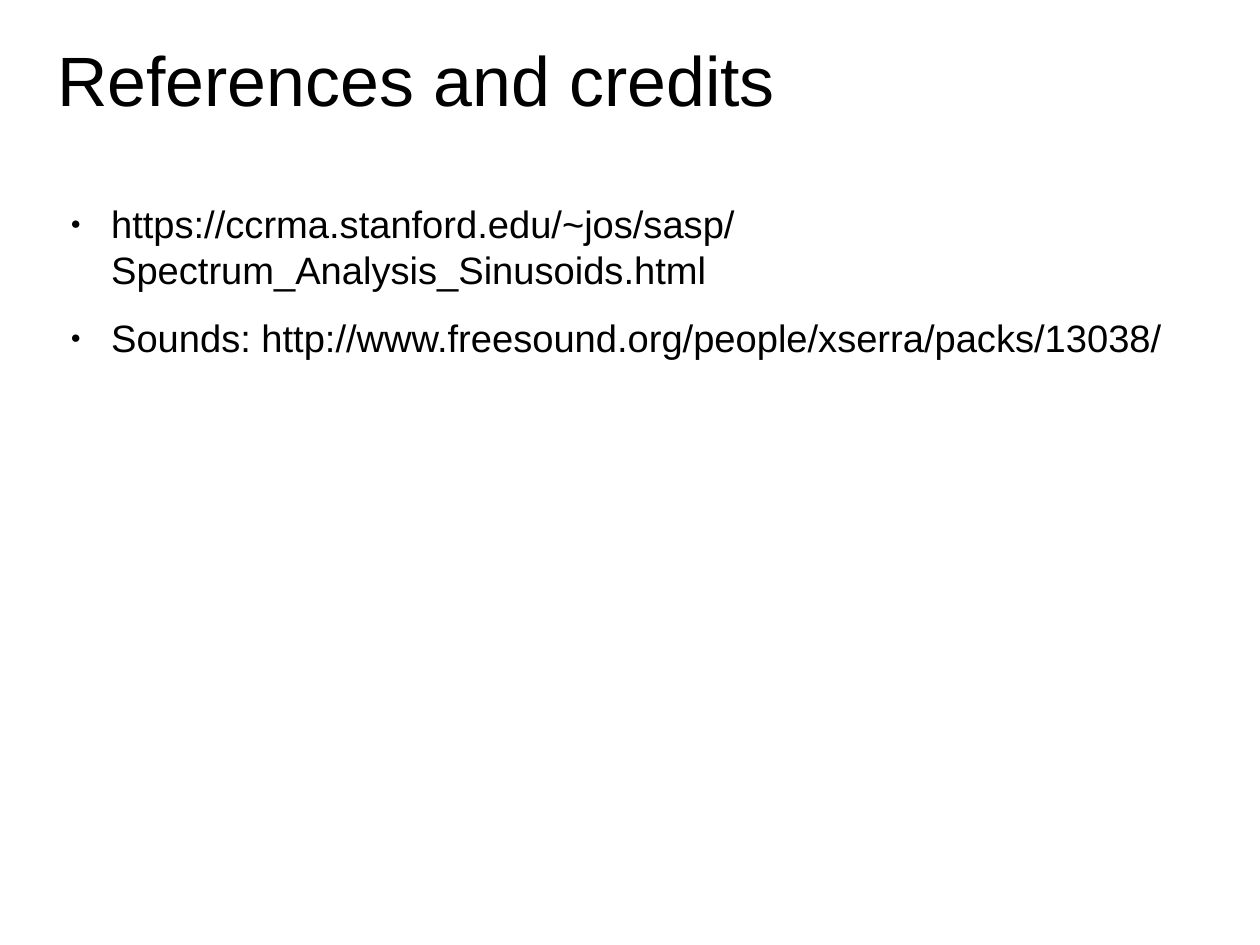
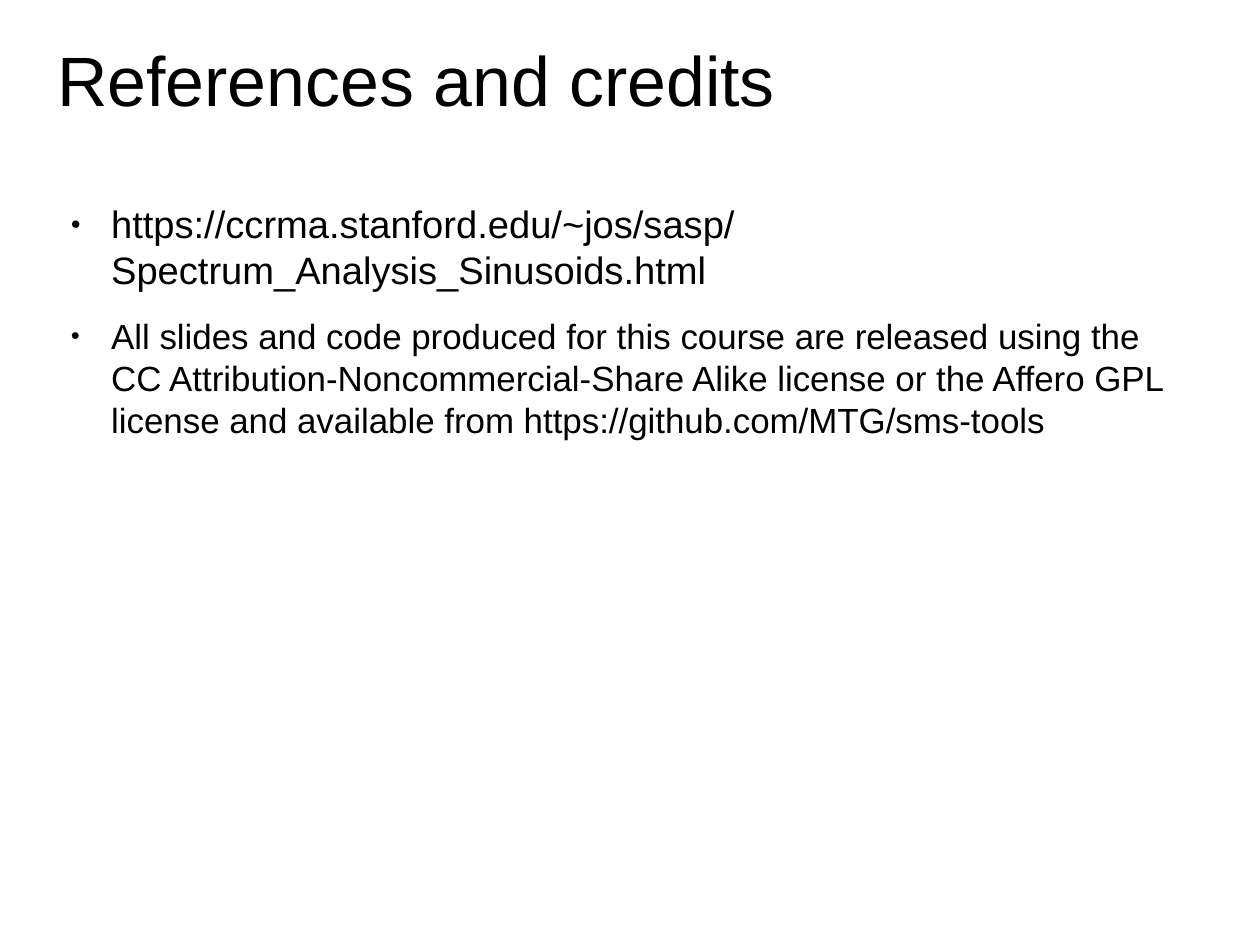
Before and after one commit to MTG/sms-tools, a slide deck: slide 11 of lectures/7-Sinusoidal-plus-residual-model/Sinusoidal-plus-residual-model.odp. Drawn at 1260x945 pixels with LibreOffice and Linux fonts; fonts in the diff are those of the drawing. Boxes give left, top, right and bottom in pixels: in the first picture for what was removed or moved away, otherwise in the second. Text is boxed around its words. In the diff, an @@ line names an element or a change of style, - is before the commit and + after.

```diff
--- a/lectures/7-Sinusoidal-plus-residual-model/Sinusoidal-plus-residual-model.odp
+++ b/lectures/7-Sinusoidal-plus-residual-model/Sinusoidal-plus-residual-model.odp
@@ text at <box>111,323,1164,440</box>: text changed; size 24 to 22 pt @@
-● Sounds: http://www.freesound.org/people/xserra/packs/13038/
+● All slides and code produced for this course are released using the CC Attribution-Noncommercial-Share Alike license or the Affero GPL license and available from https://github.com/MTG/sms-tools
```
Also in this commit, not shown: 3 other slides changed, 1 slide added, 1 slide removed, 22 other files.
